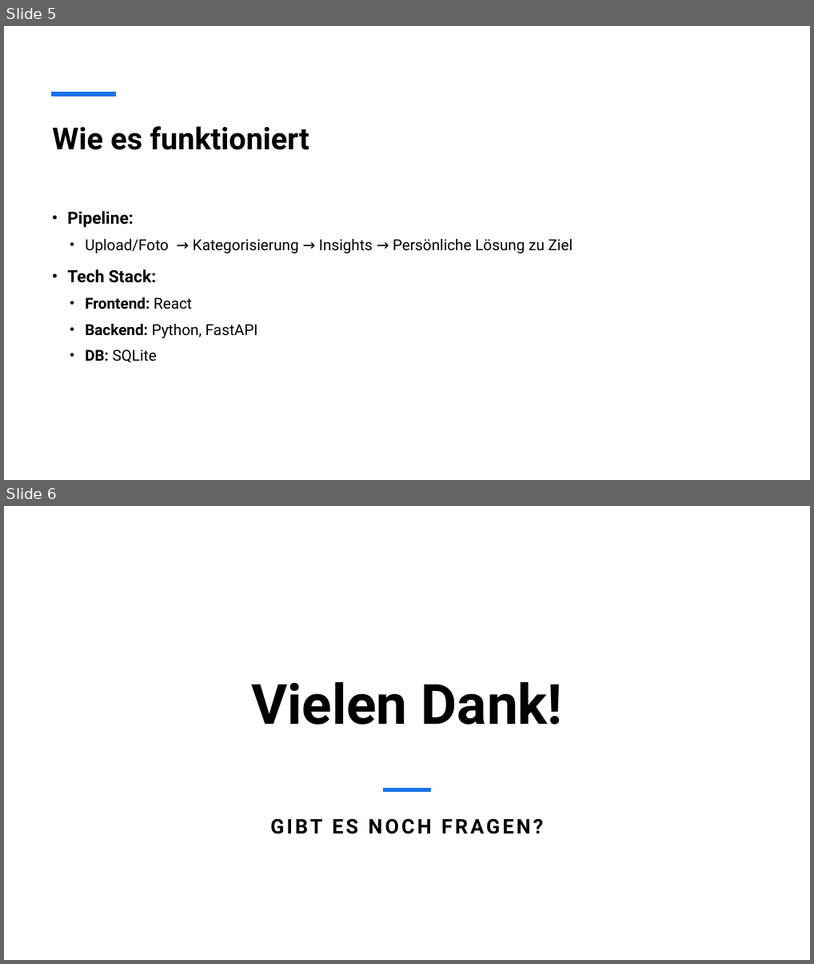
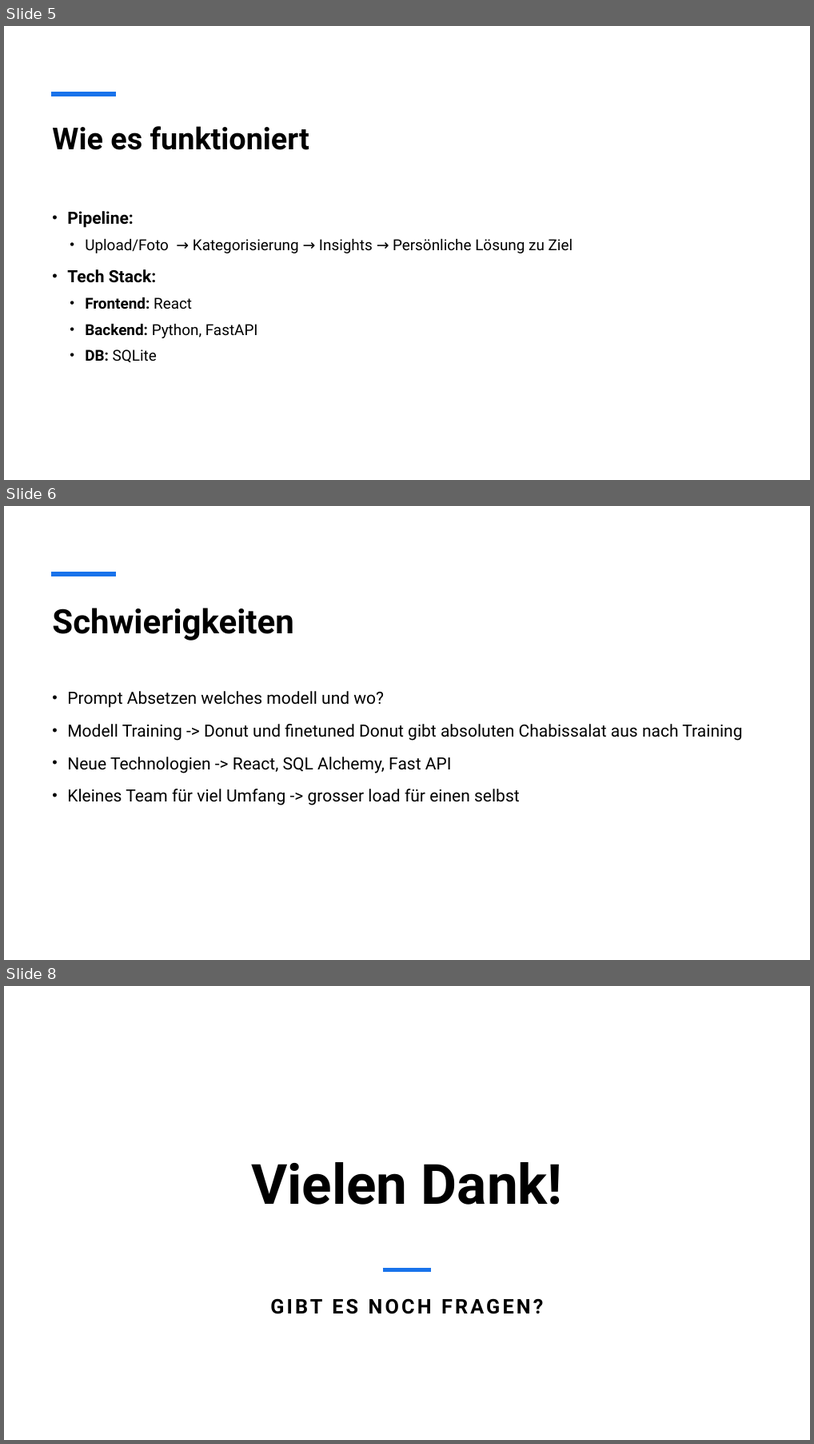
Before and after one commit to FinanceConsulter/FinanceConsulter, a slide deck: presentations/Finance Consulter Pitch.pptx. Shown one above the other, each under a label of ours: slides 5 and 6 before the commit, slides 5, 6 and 8 after it; the slides between them are not shown. The pictures are 814x964 and 814x1444 pixels, drawn with LibreOffice and Linux fonts; fonts in the diff are those of the drawing. Boxes give left, top, right and bottom in pixels: in the first picture for what was removed or moved away, otherwise in the second. Text is boxed around its words. In the diff, an @@ line names an element or a change of style, - is before the commit and + after.

```diff
--- a/presentations/Finance Consulter Pitch.pptx
+++ b/presentations/Finance Consulter Pitch.pptx
@@ slide 6 added at bbox=[4, 506, 810, 960], background #FFFFFF; not listed: 1 template element that a slide beside it also shows @@
@@ title added at bbox=[52, 608, 294, 640], 40 pt, text #000000, bold @@
+Schwierigkeiten
@@ text added at bbox=[67, 691, 742, 805], 20 pt, text #000000 @@
+• Prompt Absetzen welches modell und wo?
+• Modell Training -> Donut und finetuned Donut gibt absoluten Chabissalat aus nach Training
+• Neue Technologien -> React, SQL Alchemy, Fast API
+• Kleines Team für viel Umfang -> grosser load für einen selbst
@@ what was slide 6 is now slide 8 @@
```
Also in this commit, not shown: 1 other slide added, 1 other file.
